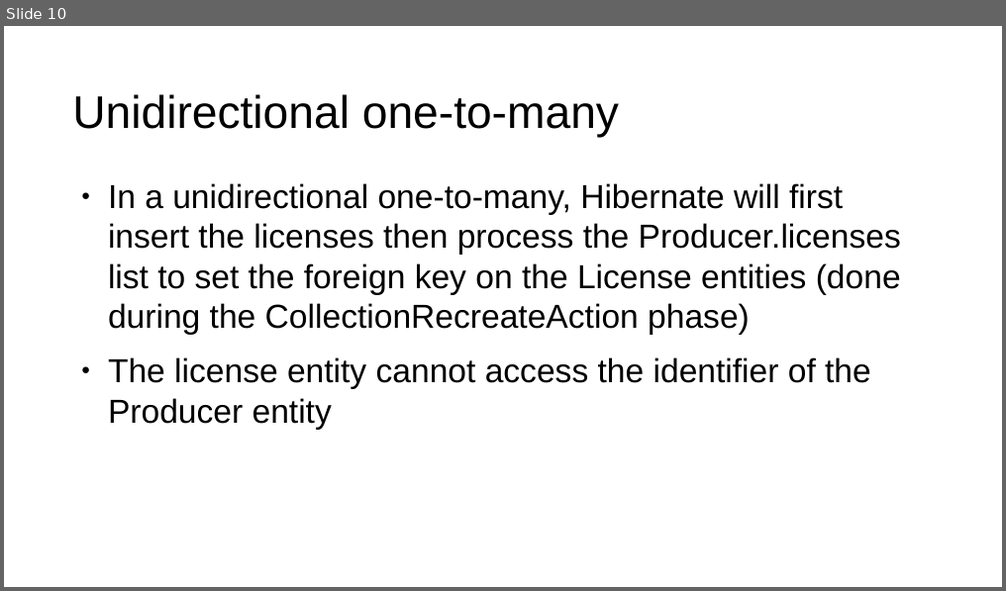
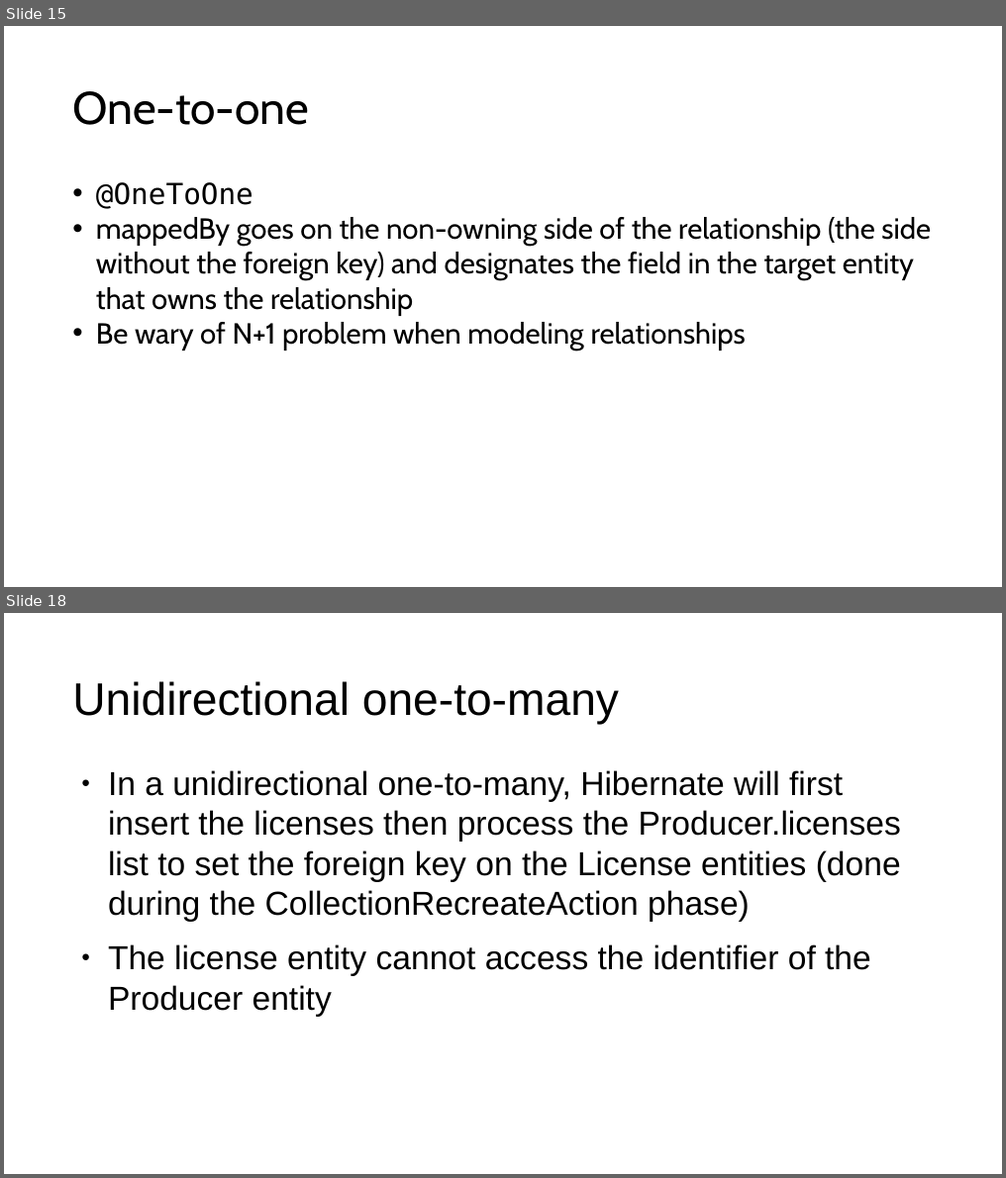
Before and after one commit to jordanschroedervertafore/spring-data-jpa, a slide deck: spring data jpa.pptx. Shown one above the other, each under a label of ours: slide 10 before the commit, slides 15 and 18 after it; the slides between them are not shown. The pictures are 1006x591 and 1006x1178 pixels, drawn with LibreOffice and Linux fonts; fonts in the diff are those of the drawing. Boxes give left, top, right and bottom in pixels: in the first picture for what was removed or moved away, otherwise in the second. Text is boxed around its words. In the diff, an @@ line names an element or a change of style, - is before the commit and + after.

```diff
--- a/spring data jpa.pptx
+++ b/spring data jpa.pptx
@@ slide 15 added at (4, 26, 1002, 587), background #FFFFFF @@
@@ title added at (72, 91, 309, 125), 44 pt, text #000000 @@
+One-to-one
@@ text added at (96, 182, 931, 351), 28 pt, text #000000 @@
+• @OneToOne
+• mappedBy goes on the non-owning side of the relationship (the side without the foreign key) and designates the field in the target entity that owns the relationship
+• Be wary of N+1 problem when modeling relationships
@@ what was slide 10 is now slide 18 @@
```
Also in this commit, not shown: 13 slides changed, 7 other slides added, 7 slides removed, 23 other files.
